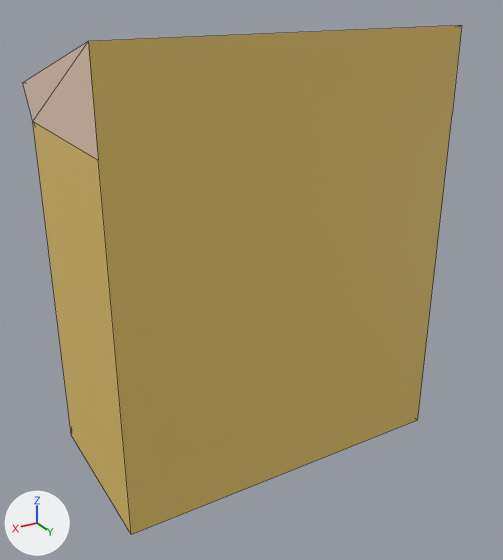
Renders of the OBJ model res/models/Buildings/Normal/BigYellow.obj from each side of a commit.
Camera for both pictures: a camera (50 mm lens) standing at (10.45, 17.74, 14.5) and looking at (0.12, 0.51, 5.89). Lighting does not change. The marker at lower left points along +X, +Y and +Z. Mesh edges are drawn as thin lines. Where no turn or scale is listed for an object, it has been applied to the vertices.

In view in the first picture: 'DuzyZwyklyZolty'.
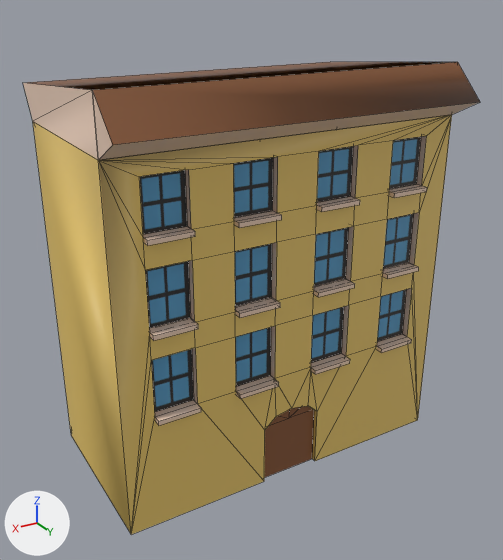
Boxes (x1, y1, x2, y2) around the edits, measured in the pictures (503 x 560 px):
'DuzyZwyklyZolty', reshaped (7% shorter)
    before: (23, 25, 462, 535)
    after: (23, 62, 480, 535)
part 1 of me_duzyzwyklyzolty, added (brown)
    after: (317, 196, 360, 212)
part 2 of me_duzyzwyklyzolty, added (brown)
    after: (314, 278, 355, 297)
part 3 of me_duzyzwyklyzolty, added (brown)
    after: (311, 353, 350, 374)
part 4 of me_duzyzwyklyzolty, added (brown)
    after: (143, 226, 195, 245)
part 5 of me_duzyzwyklyzolty, added (brown)
    after: (149, 318, 198, 341)
part 6 of me_duzyzwyklyzolty, added (brown)
    after: (155, 400, 201, 425)
part 7 of me_duzyzwyklyzolty, added (brown)
    after: (234, 210, 282, 228)
part 8 of me_duzyzwyklyzolty, added (brown)
    after: (235, 297, 280, 318)
part 9 of me_duzyzwyklyzolty, added (brown)
    after: (236, 376, 279, 399)
part 10 of me_duzyzwyklyzolty, added
    after: (389, 184, 427, 198)
part 11 of me_duzyzwyklyzolty, added
    after: (383, 262, 419, 279)
part 12 of me_duzyzwyklyzolty, added
    after: (377, 334, 412, 353)
part 13 of me_duzyzwyklyzolty, built on
    before: (23, 25, 462, 535)
    after: (23, 62, 480, 535)

Patch to the scene script:
```diff
--- a/res/models/Buildings/Normal/BigYellow.obj.py
+++ b/res/models/Buildings/Normal/BigYellow.obj.py
@@ me_duzyzwyklyzolty @@
-me_duzyzwyklyzolty.from_pydata(...)  # 258 vertices, 230 faces; spans x -5.5..5.46, y -3.34..2.75, z 0.0..13.33
+me_duzyzwyklyzolty.from_pydata(...)  # 468 vertices, 415 faces; spans x -5.5..5.46, y -3.34..3.75, z 0.0..12.33
+# me_duzyzwyklyzolty part 1: the loose piece of 8 vertices spanning x -2.01..-0.71, y -2.98..-2.51, z 8.66..8.8 is copied, and the copy is scaled about its middle by (-1.02, -1, 1), then moved by (0.04, 5.5, 0.0); it spans x -1.98..-0.65, y 2.51..2.98, z 8.66..8.8
+# me_duzyzwyklyzolty part 2: the loose piece of 8 vertices spanning x -2.01..-0.71, y -2.98..-2.51, z 6.08..6.22 is copied, and the copy is scaled about its middle by (-1.02, -1, 1), then moved by (0.04, 5.5, 0.0); it spans x -1.98..-0.65, y 2.51..2.98, z 6.08..6.22
+# me_duzyzwyklyzolty part 3: the loose piece of 8 vertices spanning x -2.01..-0.71, y -2.98..-2.51, z 3.5..3.64 is copied, and the copy is scaled about its middle by (-1.02, -1, 1), then moved by (0.04, 5.5, 0.0); it spans x -1.98..-0.65, y 2.51..2.98, z 3.5..3.64
+# me_duzyzwyklyzolty part 4: the loose piece of 8 vertices spanning x 0.61..1.94, y -2.98..-2.51, z 8.66..8.8 is copied, and the copy is scaled about its middle by (-0.959, -1, 1), then moved by (2.59, 5.5, 0.0); it spans x 3.23..4.5, y 2.51..2.98, z 8.66..8.8
+# me_duzyzwyklyzolty part 5: the loose piece of 8 vertices spanning x 0.61..1.94, y -2.98..-2.51, z 6.08..6.22 is copied, and the copy is scaled about its middle by (-0.959, -1, 1), then moved by (2.59, 5.5, 0.0); it spans x 3.23..4.5, y 2.51..2.98, z 6.08..6.22
+# me_duzyzwyklyzolty part 6: the loose piece of 8 vertices spanning x 0.61..1.94, y -2.98..-2.51, z 3.5..3.64 is copied, and the copy is scaled about its middle by (-0.959, -1, 1), then moved by (2.59, 5.5, 0.0); it spans x 3.23..4.5, y 2.51..2.98, z 3.5..3.64
+# me_duzyzwyklyzolty part 7: the loose piece of 8 vertices spanning x 0.61..1.94, y -2.98..-2.51, z 8.66..8.8 is copied, and the copy is scaled about its middle by (-0.983, -1, 1), then moved by (0.04, 5.5, 0.0); it spans x 0.66..1.97, y 2.51..2.98, z 8.66..8.8
+# me_duzyzwyklyzolty part 8: the loose piece of 8 vertices spanning x 0.61..1.94, y -2.98..-2.51, z 6.08..6.22 is copied, and the copy is scaled about its middle by (-0.983, -1, 1), then moved by (0.04, 5.5, 0.0); it spans x 0.66..1.97, y 2.51..2.98, z 6.08..6.22
+# me_duzyzwyklyzolty part 9: the loose piece of 8 vertices spanning x 0.61..1.94, y -2.98..-2.51, z 3.5..3.64 is copied, and the copy is scaled about its middle by (-0.983, -1, 1), then moved by (0.04, 5.5, 0.0); it spans x 0.66..1.97, y 2.51..2.98, z 3.5..3.64
+# me_duzyzwyklyzolty part 10: the loose piece of 8 vertices spanning x -2.01..-0.71, y -2.98..-2.51, z 8.66..8.8 is copied, and the copy is scaled about its middle by (-0.976, -1, 1), then moved by (-2.55, 5.5, 0.0); it spans x -4.54..-3.27, y 2.51..2.98, z 8.66..8.8
+# me_duzyzwyklyzolty part 11: the loose piece of 8 vertices spanning x -2.01..-0.71, y -2.98..-2.51, z 6.08..6.22 is copied, and the copy is scaled about its middle by (-0.976, -1, 1), then moved by (-2.55, 5.5, 0.0); it spans x -4.54..-3.27, y 2.51..2.98, z 6.08..6.22
+# me_duzyzwyklyzolty part 12: the loose piece of 8 vertices spanning x -2.01..-0.71, y -2.98..-2.51, z 3.5..3.64 is copied, and the copy is scaled about its middle by (-0.976, -1, 1), then moved by (-2.55, 5.5, 0.0); it spans x -4.54..-3.27, y 2.51..2.98, z 3.5..3.64
+# me_duzyzwyklyzolty part 13: 3 vertices removed from x -5.5..5.46, y 2.75, z 10.84..13.33; 117 vertices added at x -5.5..5.46, y 2.52..3.75, z 0.0..12.33
 me_duzyzwyklyzolty.materials.append(mat_basictexture)
```
